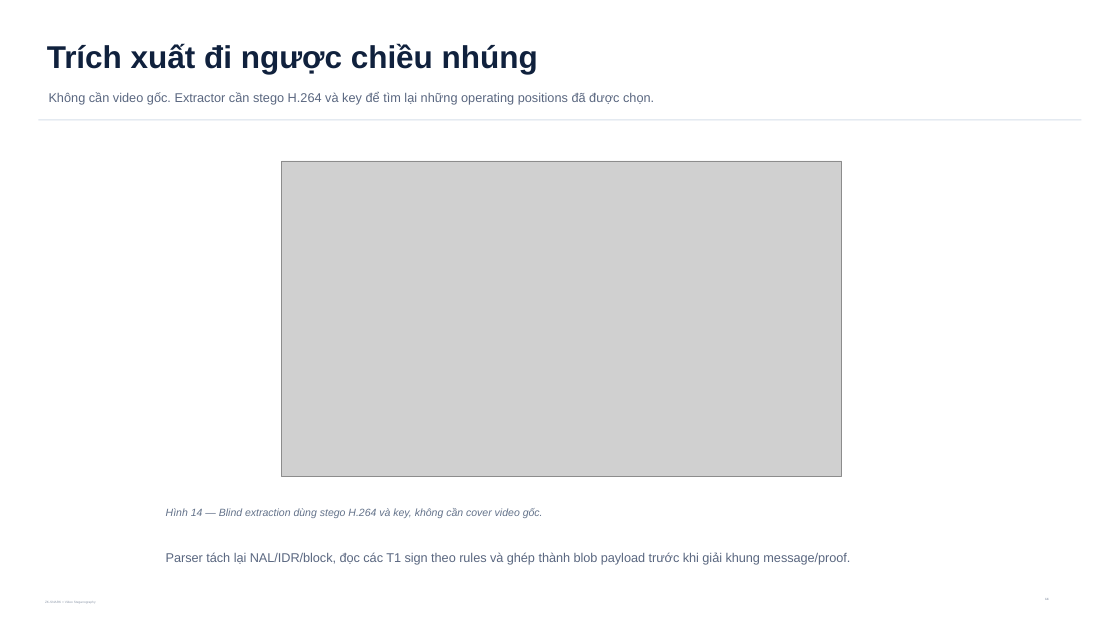
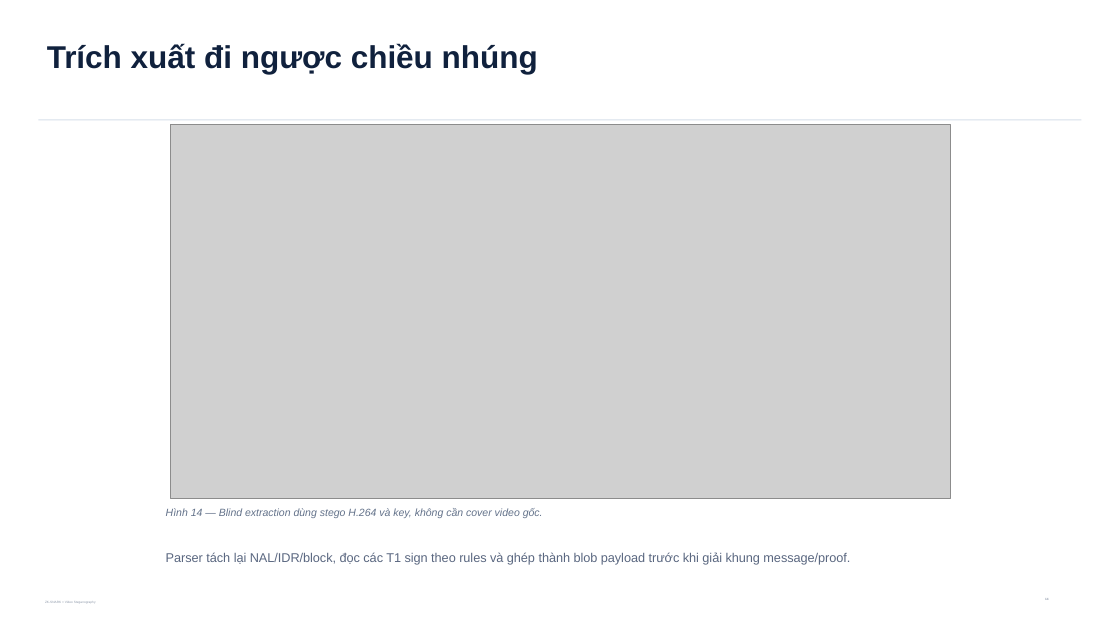
Before and after one commit to Saudadeeee/zk-snark-X-Steganography, a slide deck: slide 14 of VideoLevel/output/presentations/zkstego_computerphile_style_explainer_v24.pptx. Drawn at 1120x630 pixels with LibreOffice and Linux fonts; fonts in the diff are those of the drawing; grey boxes stand for pictures. Boxes give left, top, right and bottom in pixels: in the first picture for what was removed or moved away, otherwise in the second. Text is boxed around its words. In the diff, an @@ line names an element or a change of style, - is before the commit and + after.

```diff
--- a/VideoLevel/output/presentations/zkstego_computerphile_style_explainer_v24.pptx
+++ b/VideoLevel/output/presentations/zkstego_computerphile_style_explainer_v24.pptx
@@ text removed at box(49, 92, 654, 105) @@
-Không cần video gốc. Extractor cần stego H.264 và key để tìm lại những operating positions đã được chọn.
@@ picture: place and size @@
-picture at box(282, 161, 842, 476)
+picture at box(171, 124, 950, 498)
```
Also in this commit, not shown: 12 other slides changed, 18 other files.
